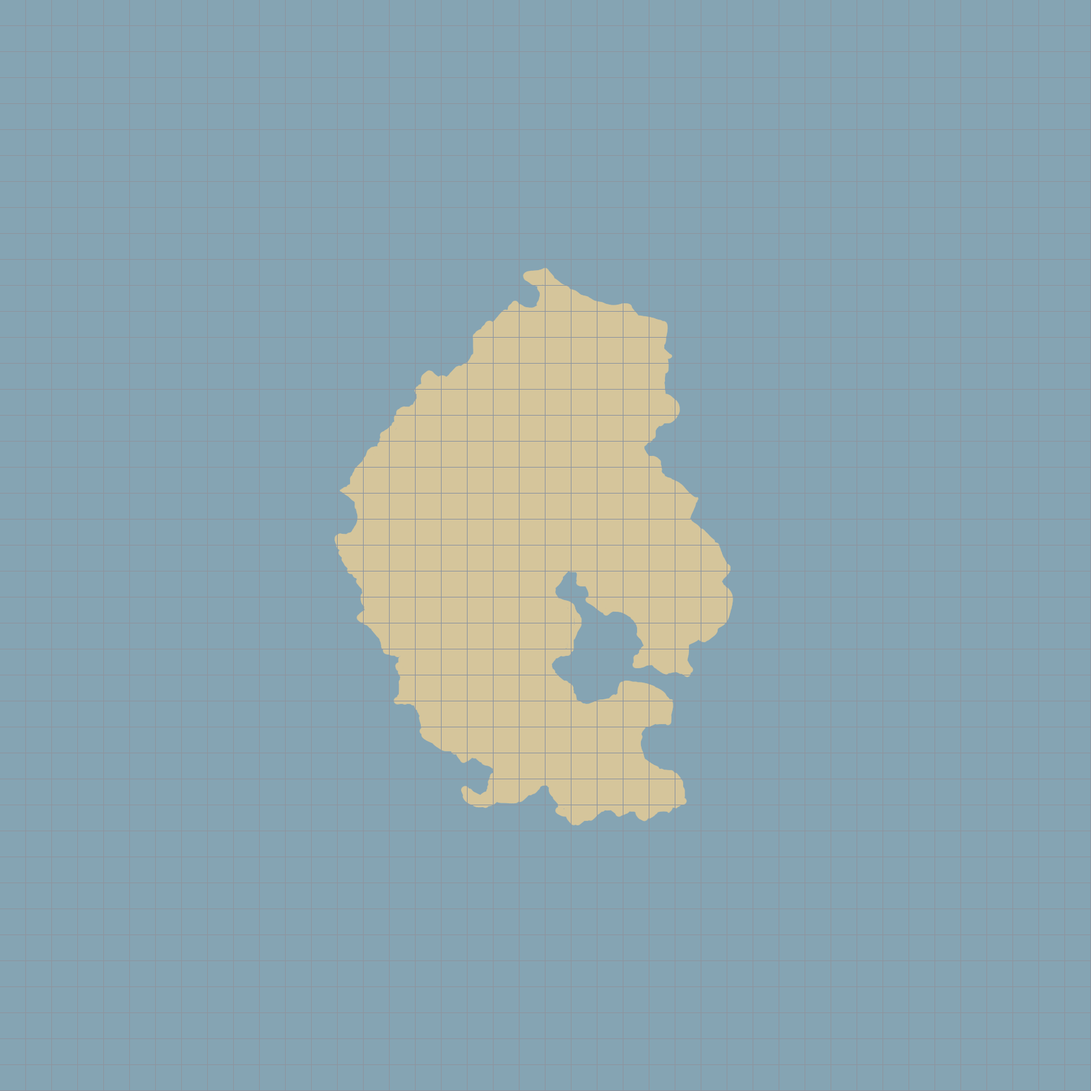
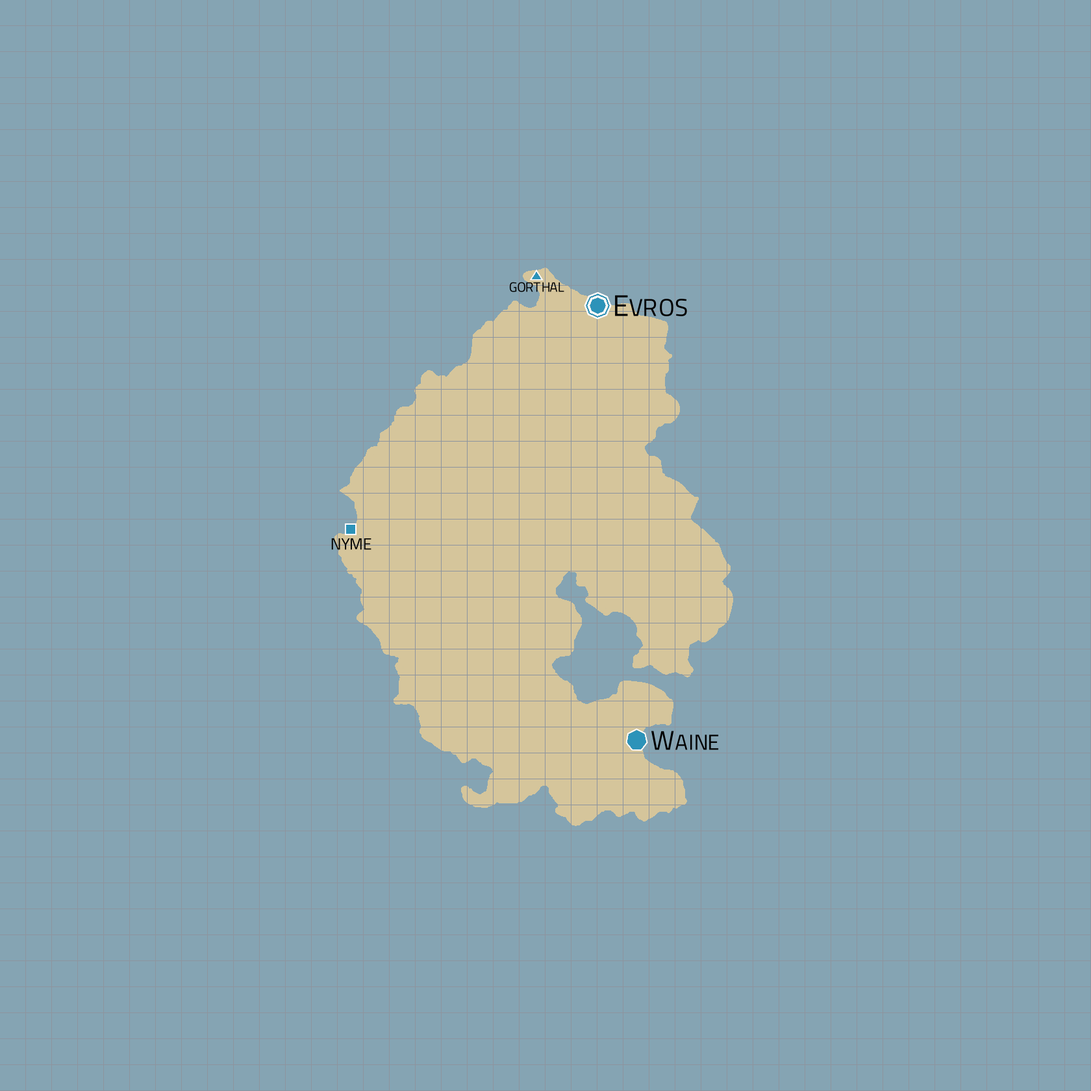
The second (1091, 1091) image is a revision of the first. Changes to its layers:
added layer "Settlements" above "Grid" over left=331, top=267, right=682, bottom=821
painted on "Grid" over left=331, top=267, right=734, bottom=827
painted on "Landmass" over left=332, top=267, right=734, bottom=827
painted on "Water" over left=331, top=267, right=734, bottom=827
